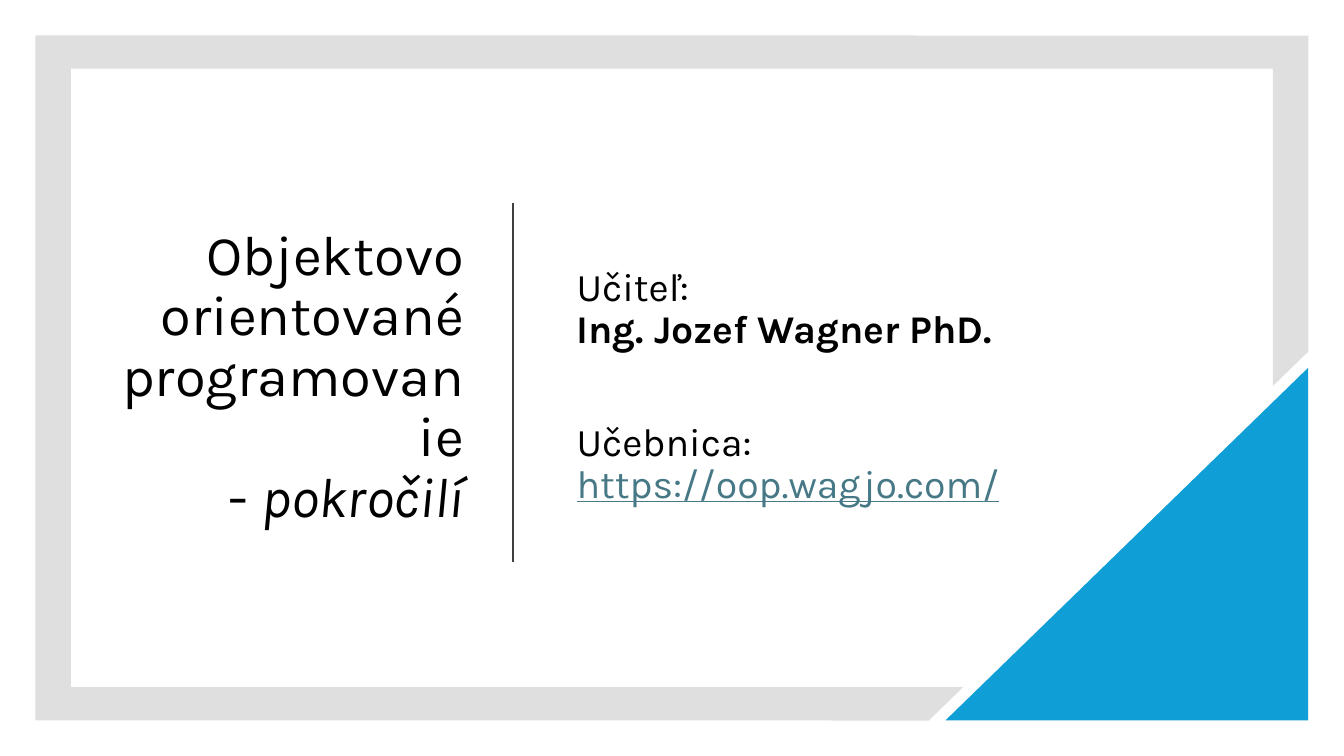
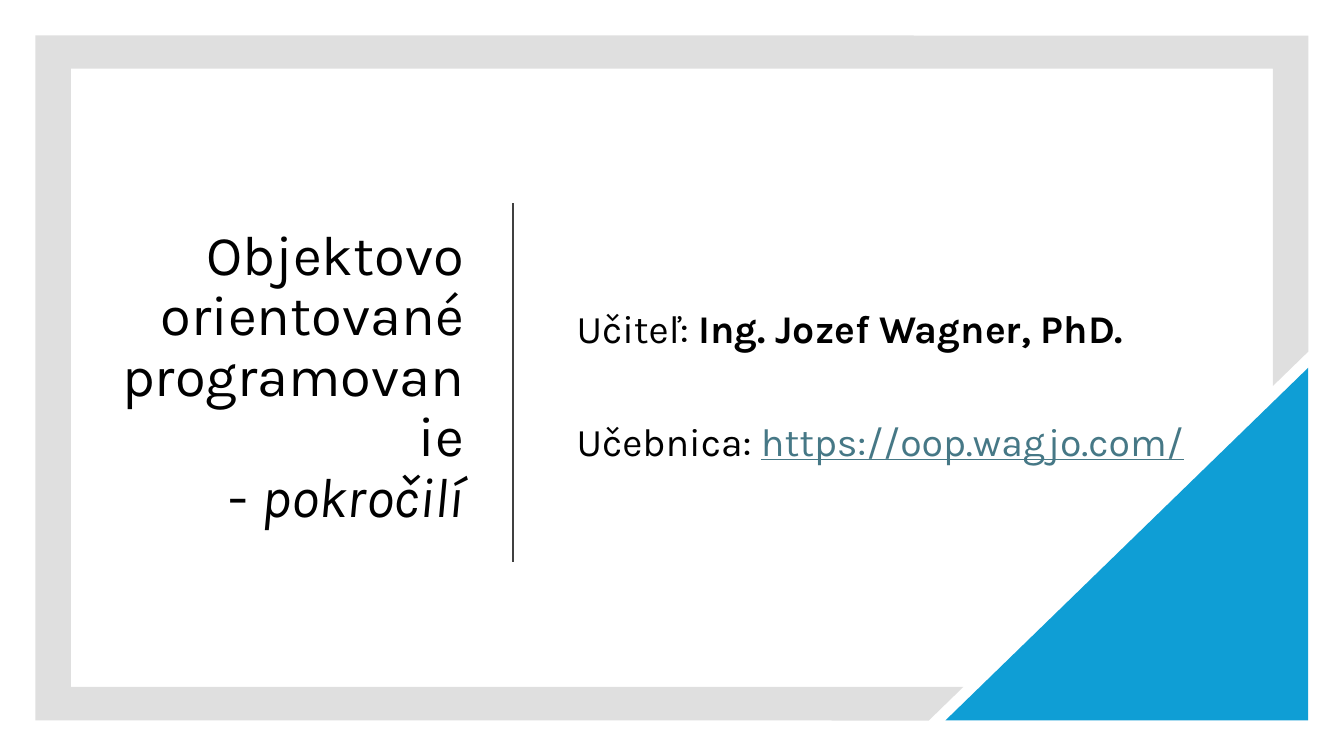
Before and after one commit to wagjo/oop, a slide deck: slide 1 of prezentacie/p01w.pptx. Drawn at 1344x756 pixels with LibreOffice and Linux fonts; fonts in the diff are those of the drawing. Boxes give left, top, right and bottom in pixels: in the first picture for what was removed or moved away, otherwise in the second. Text is boxed around its words. In the diff, an @@ line names an element or a change of style, - is before the commit and + after.

```diff
--- a/prezentacie/p01w.pptx
+++ b/prezentacie/p01w.pptx
@@ text at (x1=577, y1=314, x2=1123, y2=353): text changed @@
-Učiteľ:
-Ing. Jozef Wagner PhD.
+Učiteľ: Ing. Jozef Wagner, PhD.
```
Also in this commit, not shown: 7 other slides changed, 2 slides added, 3 slides removed, 2 other files.
